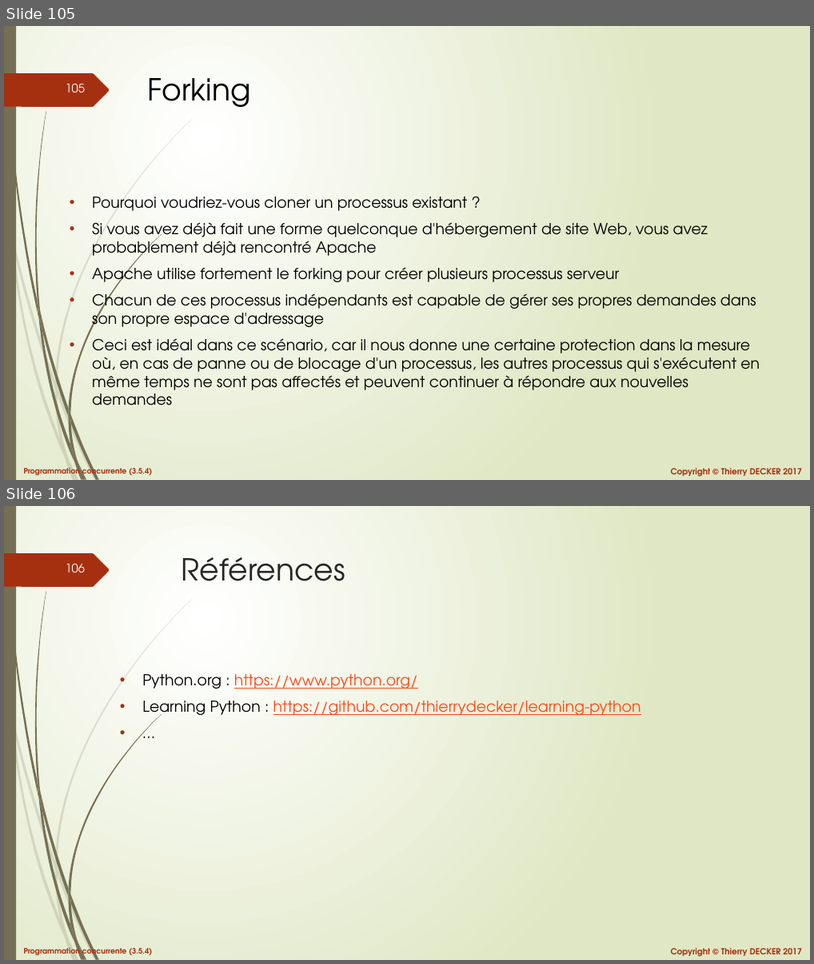
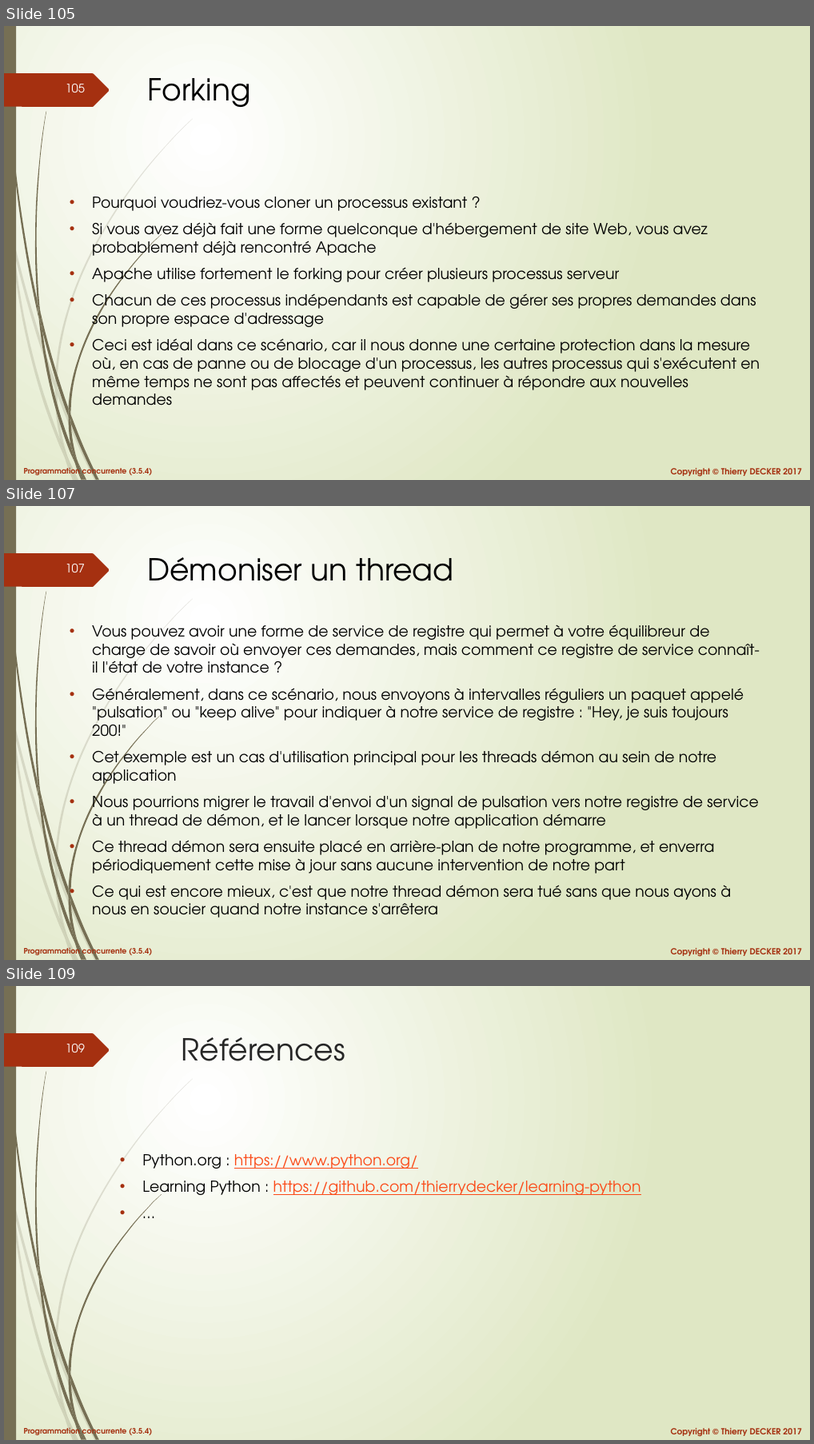
Before and after one commit to VikmanTheRacoon/learning-python, a slide deck: documentations/python-103.pptx. Shown one above the other, each under a label of ours: slides 105 and 106 before the commit, slides 105, 107 and 109 after it; the slides between them are not shown. The pictures are 814x964 and 814x1444 pixels, drawn with LibreOffice and Linux fonts; fonts in the diff are those of the drawing. Boxes give left, top, right and bottom in pixels: in the first picture for what was removed or moved away, otherwise in the second. Text is boxed around its words. In the diff, an @@ line names an element or a change of style, - is before the commit and + after.

```diff
--- a/documentations/python-103.pptx
+++ b/documentations/python-103.pptx
@@ slide 107 added at (4,506,810,960), background gradient #FFFFFF to #DFE8C4; not listed: 27 template elements that a slide beside it also shows @@
@@ title added at (147,557,454,581), 36 pt, text #000000 @@
+Démoniser un thread
@@ text added at (92,624,760,917), 18 pt, text #000000 @@
+• Vous pouvez avoir une forme de service de registre qui permet à votre équilibreur de charge de savoir où envoyer ces demandes, mais comment ce registre de service connaît-il l'état de votre instance ?
+• Généralement, dans ce scénario, nous envoyons à intervalles réguliers un paquet appelé "pulsation" ou "keep alive" pour indiquer à notre service de registre : "Hey, je suis toujours 200!"
+• Cet exemple est un cas d'utilisation principal pour les threads démon au sein de notre application
+• Nous pourrions migrer le travail d'envoi d'un signal de pulsation vers notre registre de service à un thread de démon, et le lancer lorsque notre application démarre
+• Ce thread démon sera ensuite placé en arrière-plan de notre programme, et enverra périodiquement cette mise à jour sans aucune intervention de notre part
+• Ce qui est encore mieux, c'est que notre thread démon sera tué sans que nous ayons à nous en soucier quand notre instance s'arrêtera
@@ what was slide 106 is now slide 109 @@
@@ page number at (66,1044,85,1052): text changed @@
-106
+109
```
Also in this commit, not shown: 2 other slides added, 1 other file.
